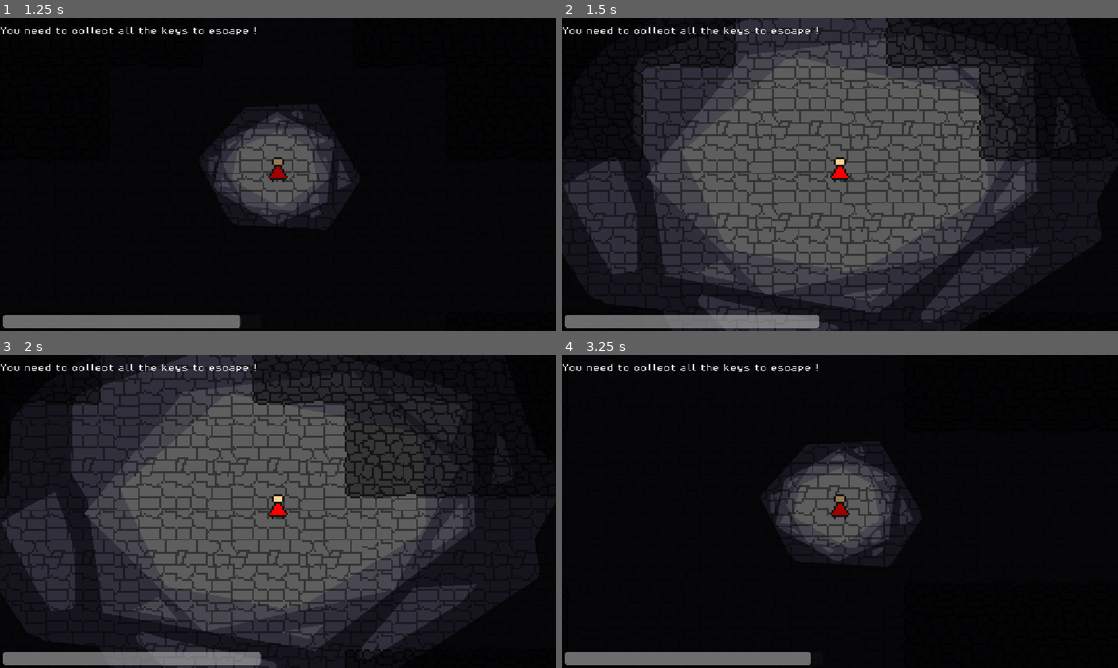
Above: before the commit, frames 1-4 (two rows, left to right).
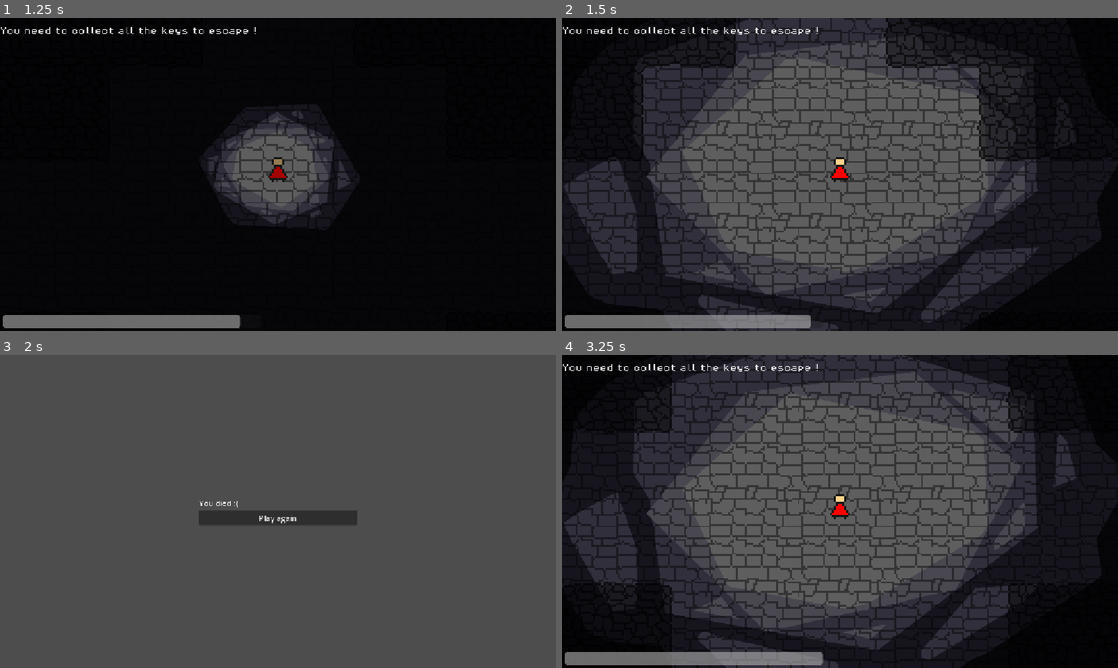
Above: after the commit, the same moments.

Repository: lethargii/bbqjam2026
Game: Godot game, scene res://Menus/main_menu.tscn
Two runs of this game, one before a commit and one after it. Both use one fixed random seed, a clock stepped at 60 frames per second and the inputs below.
Inputs (mouse positions are in pixels of both pictures, inside the frame that each line leads up to):
- Up to frame 1 (1.25 s): click "Start" at 0.5 s
- Up to frame 2 (1.5 s): tap Enter at 1.25 s; hold D (move right) from 1.28 s (still down); tap E (useMatch) at 1.35 s
- Up to frame 3 (2 s): keep holding D (move right)
- Up to frame 4 (3.25 s): release D (move right) at 2 s; click (840, 517) at 2 s, where only the run after the commit has a clickable "Play again"; tap Space at 2.75 s; hold S (move down) from 2.78 s (still down); tap E (useMatch) at 2.85 s

Frame 1 is identical in both runs. In frame 2, less than 0.1% of the frame differs, in the area x 44-47%, y 94-100%; in frame 3, 70%, in the area x 0-100%, y 0-100%; in frame 4, 59%.

Commit message:
enemy detection system

Diff:
--- a/entity/enemy.gd
+++ b/entity/enemy.gd
@@ -7,6 +7,7 @@
 var surprised:bool=false
 var move:Vector2 = Vector2.ZERO
 var nbAction = 0
+var anger:float=0 # si elle monte a 10 die()
 @export var actions = ["look_down"]
 
 func _process(_delta: float) -> void:
@@ -14,6 +15,11 @@
 		$AnimatedSprite2D.play("surprised")
 		if $Timer.is_stopped():
 			$Timer.start()
+		anger+=_delta*35
+		if anger>10:
+			%Player.die()
+	else:
+		anger-=_delta*5
 
 func _physics_process(delta: float) -> void:
 		velocity = delta * SPEED * move
@@ -87,7 +93,7 @@
 
 
 func _on_timer_timeout() -> void:
-	if %Player.playerHidden==0:
+	if %Player.isLightOn:
 		print("you died")
 		%Player.die()
 	else:
--- a/entity/enemy.tscn
+++ b/entity/enemy.tscn
@@ -28,7 +28,7 @@
 "duration": 1.0,
 "texture": SubResource("AtlasTexture_4gyqm")
 }],
-"loop": true,
+"loop": 1,
 "name": &"back",
 "speed": 5.0
 }, {
@@ -36,7 +36,7 @@
 "duration": 1.0,
 "texture": SubResource("AtlasTexture_qi2p4")
 }],
-"loop": true,
+"loop": 1,
 "name": &"front",
 "speed": 5.0
 }, {
@@ -44,7 +44,7 @@
 "duration": 1.0,
 "texture": SubResource("AtlasTexture_iifgy")
 }],
-"loop": true,
+"loop": 1,
 "name": &"left",
 "speed": 5.0
 }, {
@@ -52,7 +52,7 @@
 "duration": 1.0,
 "texture": SubResource("AtlasTexture_p1h7c")
 }],
-"loop": true,
+"loop": 1,
 "name": &"surprised",
 "speed": 5.0
 }]
@@ -78,6 +78,7 @@
 shape = SubResource("ConvexPolygonShape2D_ufdl5")
 
 [node name="Timer" type="Timer" parent="." unique_id=757128804]
+wait_time = 0.75
 one_shot = true
 
 [node name="VisibleOnScreenNotifier2D" type="VisibleOnScreenNotifier2D" parent="." unique_id=1274672652]
--- a/entity/player.gd
+++ b/entity/player.gd
@@ -21,7 +21,7 @@
 			$Light.visible=false
 			$Dark.visible=true
 	if isLightOn:
-		%sanityBar.value+=sanitySpeed*5
+		%sanityBar.value+=sanitySpeed*3
 	else:
 		%sanityBar.value-=sanitySpeed
 	velocity = direction * speed
